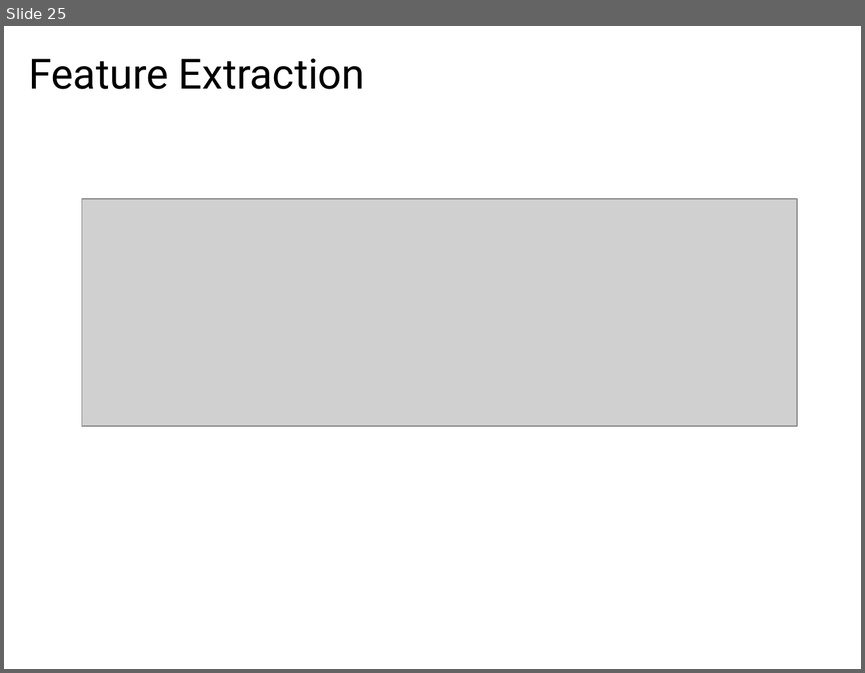
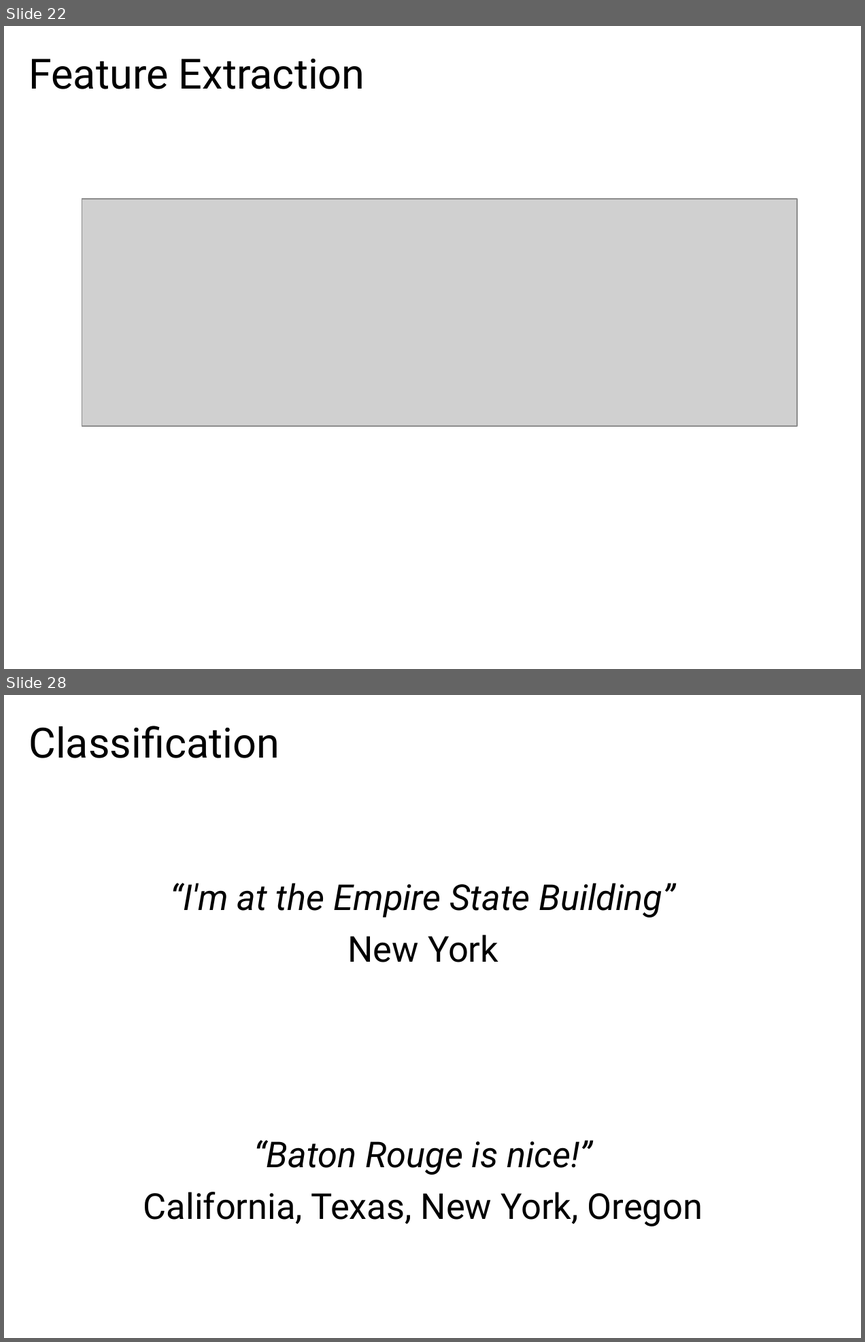
Before and after one commit to willpots/thesis, a slide deck: presentation/final_presentation.pptx. Shown one above the other, each under a label of ours: slide 25 before the commit, slides 22 and 28 after it; the slides between them are not shown. The pictures are 865x673 and 865x1342 pixels, drawn with LibreOffice and Linux fonts; fonts in the diff are those of the drawing; grey boxes stand for pictures. Boxes give left, top, right and bottom in pixels: in the first picture for what was removed or moved away, otherwise in the second. Text is boxed around its words. In the diff, an @@ line names an element or a change of style, - is before the commit and + after.

```diff
--- a/presentation/final_presentation.pptx
+++ b/presentation/final_presentation.pptx
@@ slide 28 added at [4, 695, 861, 1338], background #FFFFFF @@
@@ title added at [28, 726, 279, 758], 35 pt, text #000000 @@
+Classification
@@ text added at [143, 883, 703, 1226], 30 pt, text #000000, italic @@
+“I'm at the Empire State Building”
+New York
+“Baton Rouge is nice!”
+California, Texas, New York, Oregon
@@ what was slide 25 is now slide 22 @@
```
Also in this commit, not shown: 2 slides changed, 14 other slides added, 8 slides removed, 6 other files.
